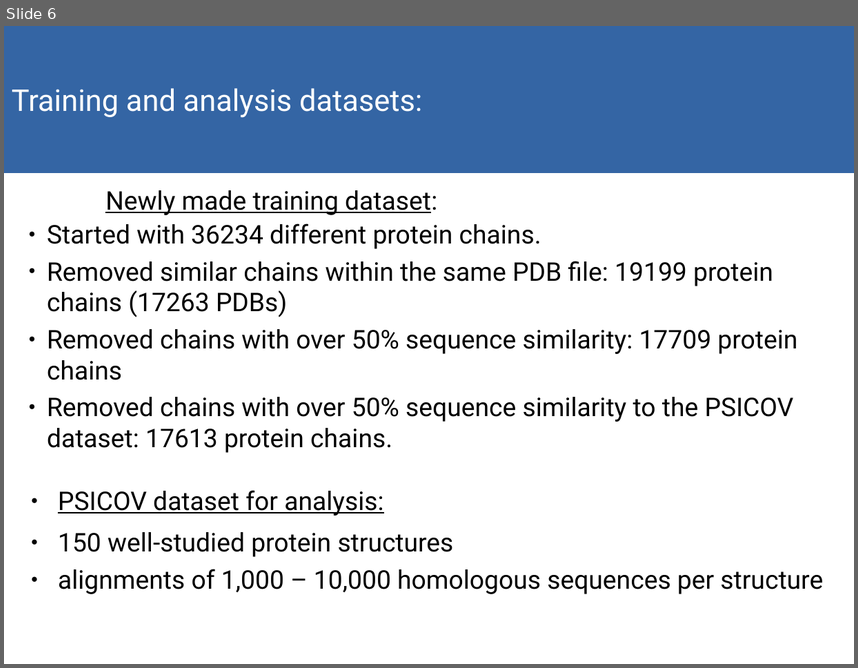
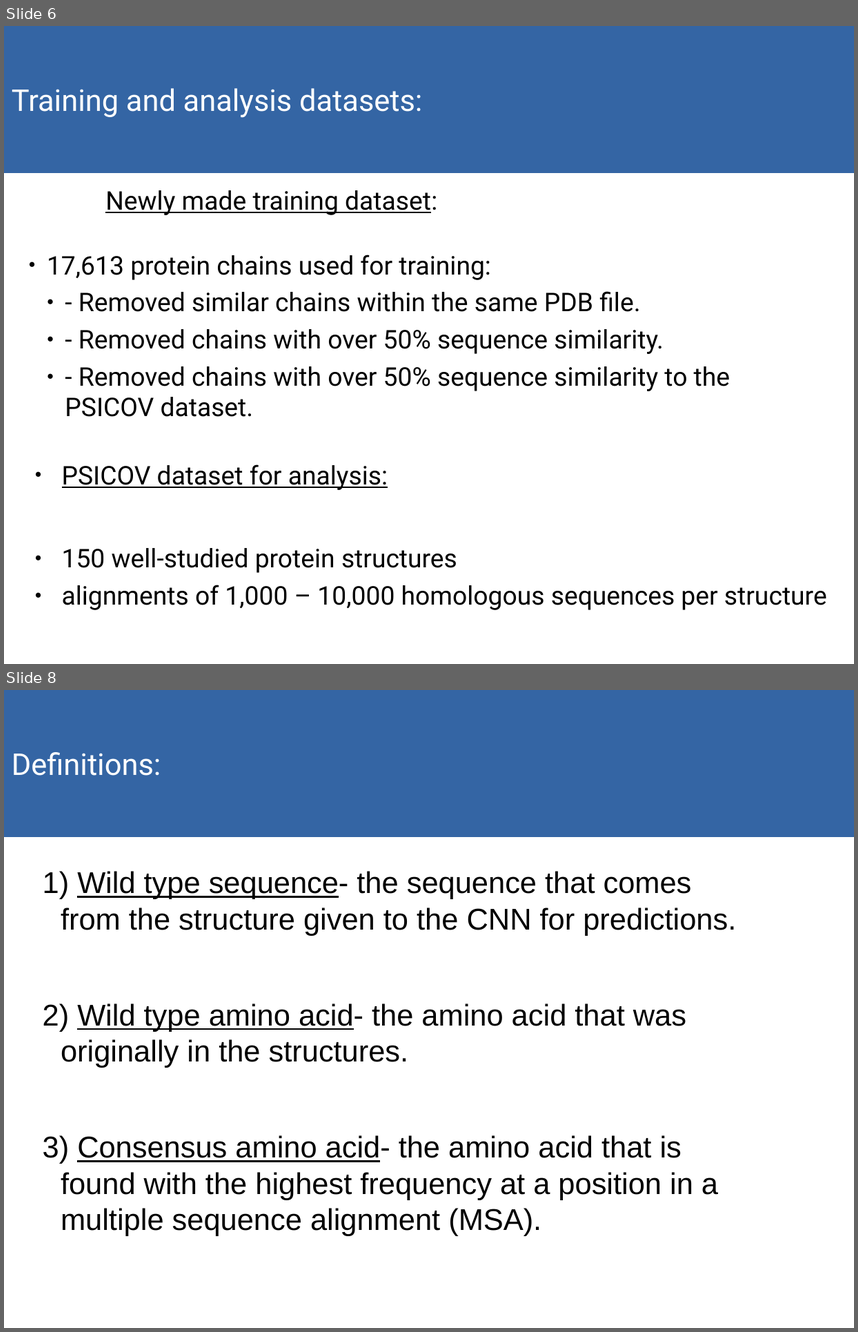
Before and after one commit to akulikova64/CNN_protein_landscape, a slide deck: present_7_2_21.odp. Shown one above the other, each under a label of ours: slide 6 before the commit, slides 6 and 8 after it; the slides between them are not shown. The pictures are 858x668 and 858x1332 pixels, drawn with LibreOffice and Linux fonts; fonts in the diff are those of the drawing. Boxes give left, top, right and bottom in pixels: in the first picture for what was removed or moved away, otherwise in the second. Text is boxed around its words. In the diff, an @@ line names an element or a change of style, - is before the commit and + after.

```diff
--- a/present_7_2_21.odp
+++ b/present_7_2_21.odp
@@ slide 8 added at [4, 690, 854, 1328], background #FFFFFF @@
@@ rectangle added at [4, 690, 854, 836], fill #3465A4, outline #3465A4 0 pt, 28 pt, text #FFFFFF @@
+Definitions:
@@ text added at [61, 871, 736, 1236], 28 pt, text #000000 @@
+1) Wild type sequence- the sequence that comes from the structure given to the CNN for predictions.
+2) Wild type amino acid- the amino acid that was originally in the structures.
+3) Consensus amino acid- the amino acid that is found with the highest frequency at a position in a multiple sequence alignment (MSA).
@@ slide 6 changed as well @@
@@ text at [47, 254, 730, 417]: text changed @@
-● Started with 36234 different protein chains.
-● Removed similar chains within the same PDB file: 19199 protein chains (17263 PDBs)
-● Removed chains with over 50% sequence similarity: 17709 protein chains
-● Removed chains with over 50% sequence similarity to the PSICOV dataset: 17613 protein chains.
+● 17,613 protein chains used for training:
+  ● - Removed similar chains within the same PDB file.
+  ● - Removed chains with over 50% sequence similarity.
+  ● - Removed chains with over 50% sequence similarity to the PSICOV dataset.
@@ text "PSICOV dataset for analysis:" rewrapped from [58, 490, 823, 594] to [62, 464, 827, 610] @@
```
Also in this commit, not shown: 13 other slides changed, 26 other slides added, 16 slides removed, 10 other files.
